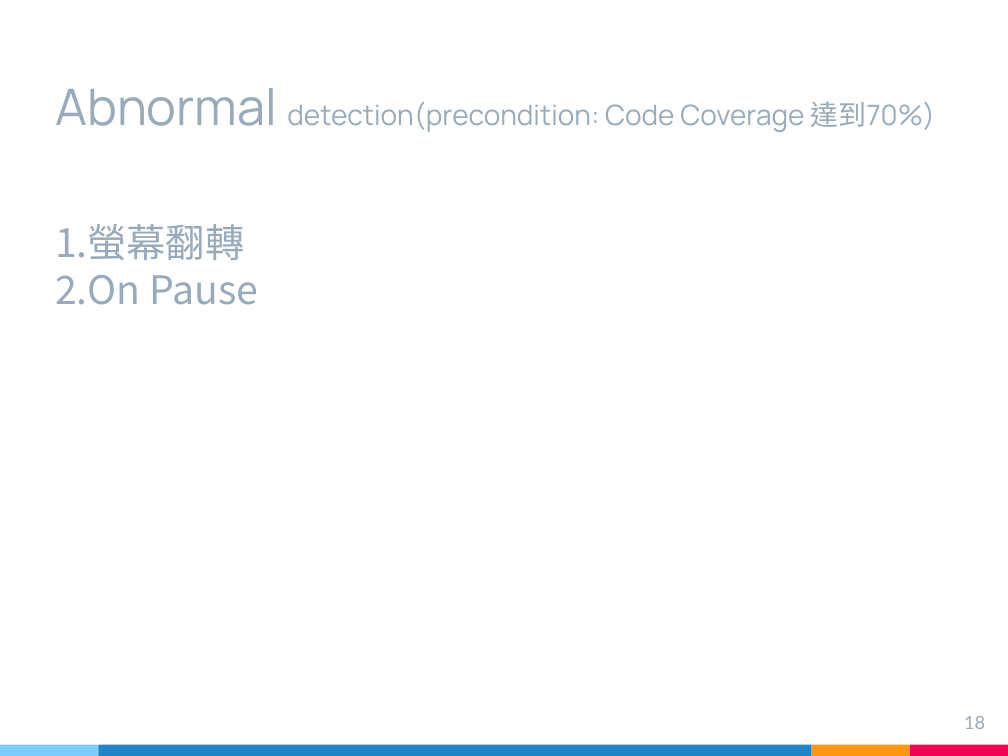
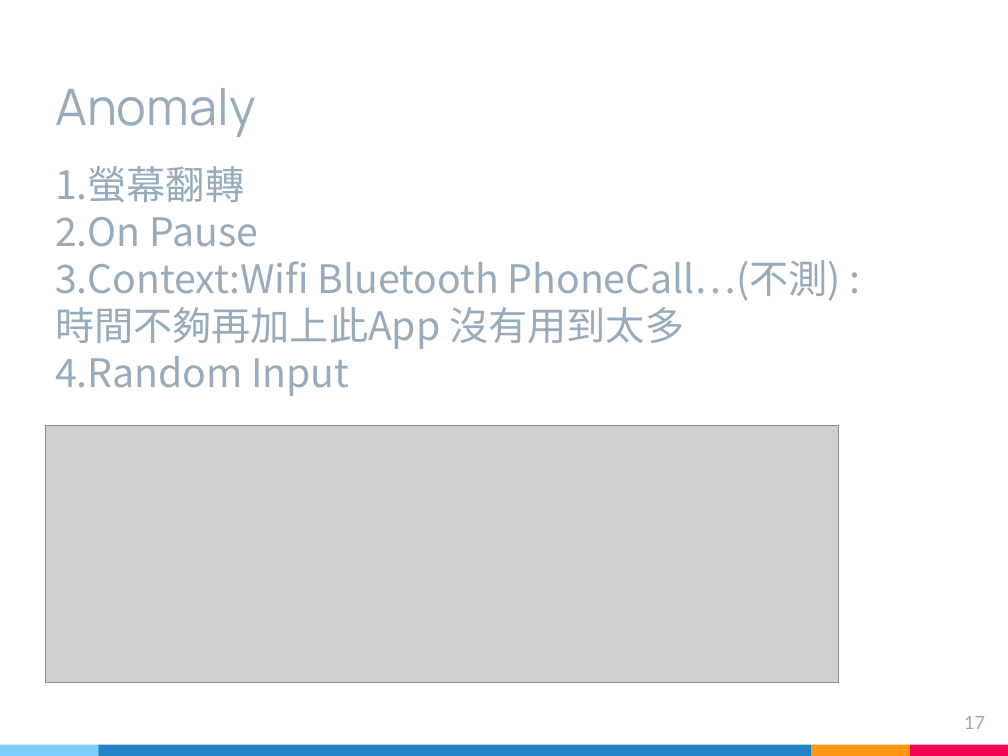
Before and after one commit to likesm0887/STV-Project, a slide deck: slide 17 of Document/軟體測試期末簡報.pptx (slide 18 before the commit). Drawn at 1008x756 pixels with LibreOffice and Linux fonts; fonts in the diff are those of the drawing; grey boxes stand for pictures. Boxes give left, top, right and bottom in pixels: in the first picture for what was removed or moved away, otherwise in the second. Text is boxed around its words. In the diff, an @@ line names an element or a change of style, - is before the commit and + after.

```diff
--- a/Document/軟體測試期末簡報.pptx
+++ b/Document/軟體測試期末簡報.pptx
@@ title at (55,88,255,137): text changed; size 20 to 36 pt @@
-Abnormal detection(precondition: Code Coverage 達到70%)
+Anomaly
@@ text "1.螢幕翻轉": place and size @@
-text "1.螢幕翻轉" at (55,224,258,305)
+text "1.螢幕翻轉" at (55,166,841,396)
@@ text at (55,260,841,396): paragraphs added @@
+3.Context:Wifi Bluetooth PhoneCall…(不測) :時間不夠再加上此App 沒有用到太多
+4.Random Input
@@ picture added at (45,425,840,682) @@
@@ page number at (964,716,985,729): text changed @@
-18
+17
```
Also in this commit, not shown: 13 other slides changed, 7 slides added, 4 slides removed, 6 other files.
